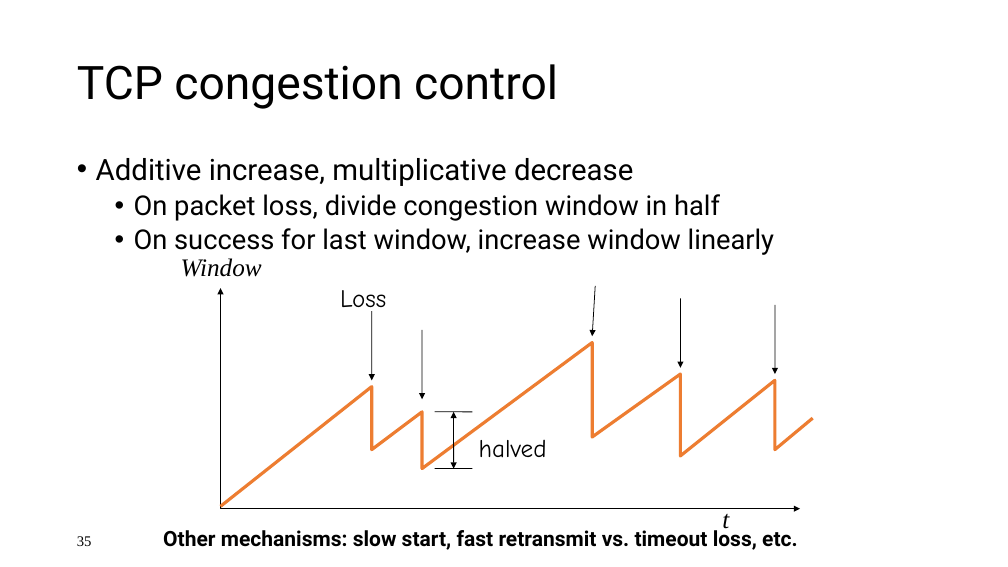
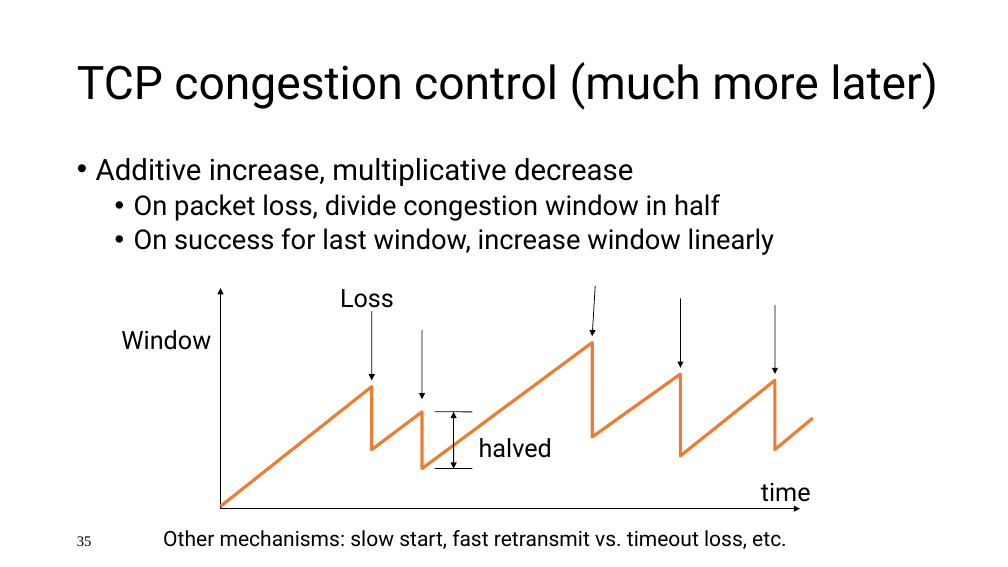
Before and after one commit to ngsrinivas/coursegen, a slide deck: slide 35 of ex/552-F19/lectures/02-architecture.pptx. Drawn at 1008x567 pixels with LibreOffice and Linux fonts; fonts in the diff are those of the drawing. Boxes give left, top, right and bottom in pixels: in the first picture for what was removed or moved away, otherwise in the second. Text is boxed around its words. In the diff, an @@ line names an element or a change of style, - is before the commit and + after.

```diff
--- a/ex/552-F19/lectures/02-architecture.pptx
+++ b/ex/552-F19/lectures/02-architecture.pptx
@@ title at <box>77,62,938,110</box>: text changed @@
-TCP congestion control
+TCP congestion control (much more later)
@@ text "Loss" at <box>340,289,394,314</box>: font Comic Neue to Roboto @@
@@ text "Window": place and size @@
-text "Window" at <box>181,258,262,277</box>
+text "Window" at <box>121,330,211,350</box>
@@ text "Window" at <box>121,330,211,350</box>: font Times New Roman to Roboto, italic off @@
@@ text "halved" at <box>479,438,552,458</box>: font Comic Neue to Roboto @@
@@ text at <box>761,483,811,507</box>: text changed; font Times New Roman to Roboto; italic off @@
-t
+time
@@ text "Other mechanisms: slow start, fast ..." at <box>163,530,787,549</box>: bold off @@
```
Also in this commit, not shown: 16 other slides changed, 9 slides added, 18 slides removed, 4 other files.
